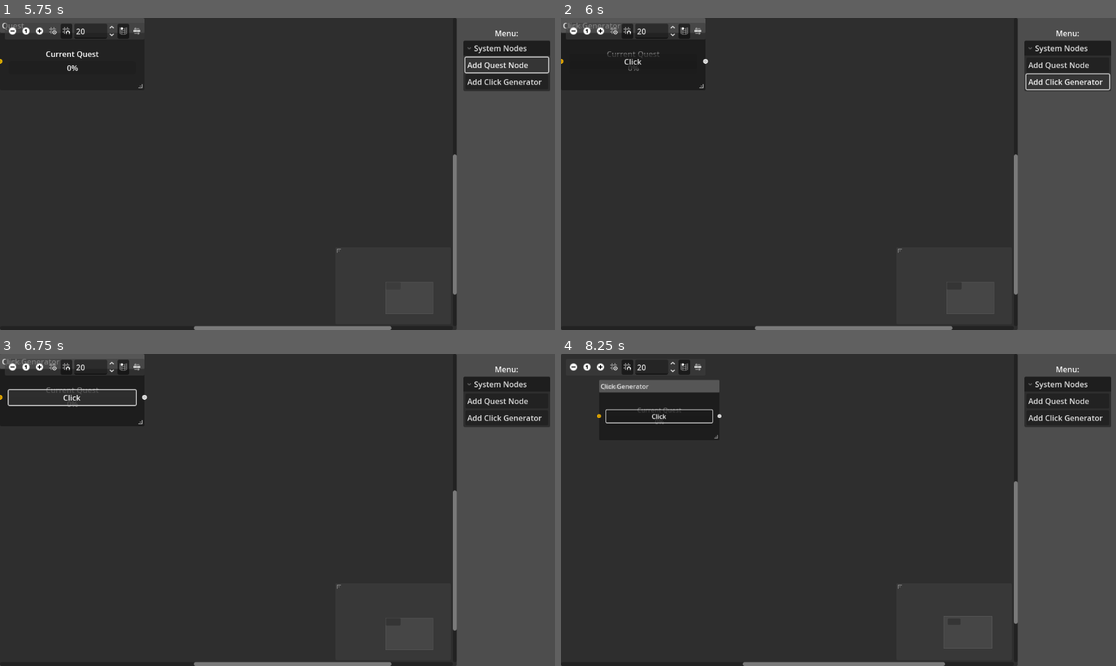
Above: before the commit, frames 1-4 (two rows, left to right).
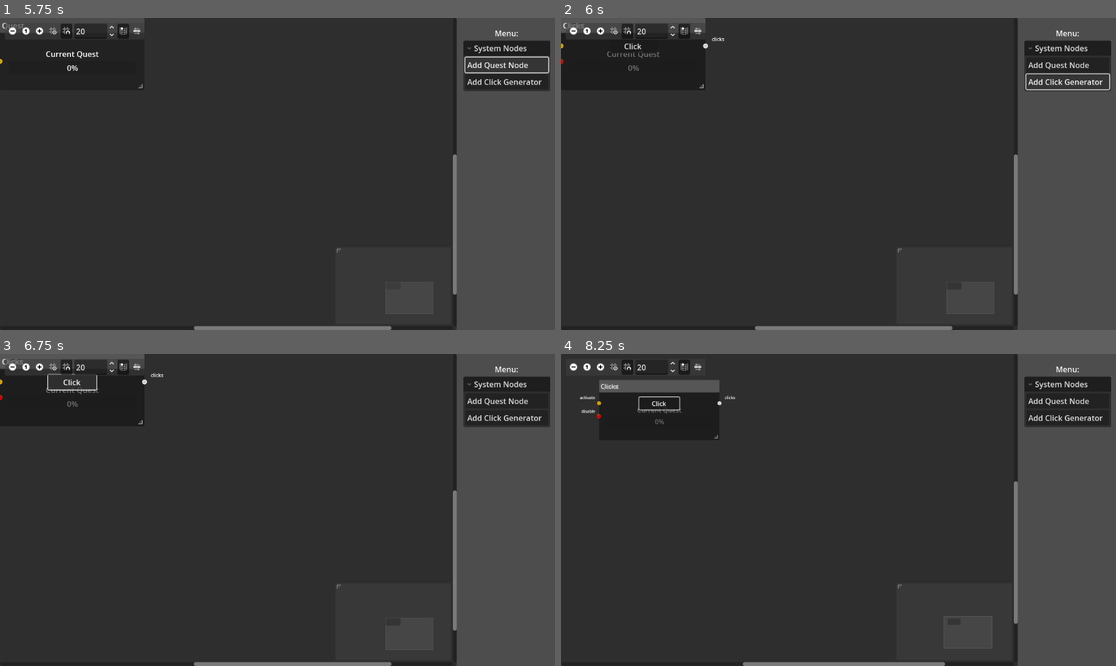
Above: after the commit, the same moments.

Repository: johnordberg/idleGraph
Game: Godot game, scene res://Main.tscn
Two runs of this game, one before a commit and one after it. Both use one fixed random seed, a clock stepped at 60 frames per second and the inputs below.
Inputs (mouse positions are in pixels of both pictures, inside the frame that each line leads up to):
- Up to frame 1 (5.75 s): click (11, 30) at 0.5 s; click (38, 30) at 1.25 s; click (55, 30) at 2 s; click (66, 30) at 2.75 s; click (122, 30) at 3.5 s; click (138, 30) at 4.25 s; click "Add Quest Node" at 5 s
- Up to frame 2 (6 s): click "Add Click Generator" at 5.75 s
- Up to frame 3 (6.75 s): click "Click" at 6.5 s
- Up to frame 4 (8.25 s): click "Click" at 7.25 s; click (572, 366) at 8 s

Frame 1 is identical in both runs. In frame 2, 0.2% of the frame differs, in the area x 0-30%, y 1-17%; in frame 3, 0.5%; in frame 4, 0.5%.

Commit message:
updated and expanded capabilities of graph node system

Diff:
--- a/Main.tscn
+++ b/Main.tscn
@@ -1,5 +1,6 @@
-[gd_scene load_steps=5 format=3 uid="uid://d0tejcn6xrtpc"]
+[gd_scene load_steps=6 format=3 uid="uid://d0tejcn6xrtpc"]
 
+[ext_resource type="Script" uid="uid://duyd6hn4b7ujc" path="res://main.gd" id="1_fos0i"]
 [ext_resource type="Script" uid="uid://57ifvb68u5cl" path="res://graph_edit.gd" id="1_uu6xs"]
 [ext_resource type="Script" uid="uid://cwon4hm3thmrv" path="res://node_create_button.gd" id="2_cm0pq"]
 [ext_resource type="PackedScene" uid="uid://c8kl5ttot2dky" path="res://quest_node.tscn" id="3_fos0i"]
@@ -14,6 +15,7 @@
 grow_vertical = 2
 size_flags_horizontal = 6
 size_flags_vertical = 6
+script = ExtResource("1_fos0i")
 
 [node name="HBoxContainer" type="HBoxContainer" parent="."]
 layout_mode = 1
--- a/click_node.gd
+++ b/click_node.gd
@@ -1,4 +1,4 @@
-extends GraphNode
+extends IdleGraphNode
 
 var graph: GraphEdit
 
--- a/click_node.tscn
+++ b/click_node.tscn
@@ -1,33 +1,90 @@
-[gd_scene load_steps=2 format=3 uid="uid://wu4mqx3hgx4n"]
+[gd_scene load_steps=3 format=3 uid="uid://wu4mqx3hgx4n"]
 
 [ext_resource type="Script" uid="uid://cw6np063kfxwo" path="res://click_node.gd" id="1_0wm1i"]
+[ext_resource type="Script" uid="uid://bhoi20qqj4orj" path="res://graph_row.gd" id="2_kc7gq"]
 
 [node name="ClickNode" type="GraphNode"]
 custom_minimum_size = Vector2(300, 150)
-offset_right = 9.0
-offset_bottom = 55.0
+offset_right = 300.0
+offset_bottom = 150.0
 resizable = true
-title = "Click Generator"
+title = "Clicks"
 ignore_invalid_connection_type = true
 slot/0/left_enabled = true
-slot/0/left_type = 1
-slot/0/left_color = Color(1, 0.73333335, 0, 1)
+slot/0/left_type = 0
+slot/0/left_color = Color(1, 0.7529412, 0, 1)
 slot/0/left_icon = null
 slot/0/right_enabled = true
 slot/0/right_type = 0
 slot/0/right_color = Color(1, 1, 1, 1)
 slot/0/right_icon = null
 slot/0/draw_stylebox = true
+slot/1/left_enabled = true
+slot/1/left_type = 0
+slot/1/left_color = Color(1, 0, 0, 1)
+slot/1/left_icon = null
+slot/1/right_enabled = false
+slot/1/right_type = 0
+slot/1/right_color = Color(1, 1, 1, 1)
+slot/1/right_icon = null
+slot/1/draw_stylebox = true
 script = ExtResource("1_0wm1i")
+metadata/_custom_type_script = "uid://dtpmwj1ldlpvk"
 
-[node name="VBoxContainer" type="VBoxContainer" parent="."]
+[node name="GraphRow1" type="HBoxContainer" parent="."]
+custom_minimum_size = Vector2(0, 31)
 layout_mode = 2
-size_flags_vertical = 3
 alignment = 1
+script = ExtResource("2_kc7gq")
+input_types = Array[String](["activate", "int"])
 
-[node name="Button" type="Button" parent="VBoxContainer"]
+[node name="Button" type="Button" parent="GraphRow1"]
+custom_minimum_size = Vector2(100, 31)
 layout_mode = 2
 text = "Click
 "
 
-[connection signal="pressed" from="VBoxContainer/Button" to="." method="_on_button_pressed"]
+[node name="LeftLabelLocation" type="Marker2D" parent="GraphRow1"]
+position = Vector2(-18, 15)
+
+[node name="LeftLabel" type="Label" parent="GraphRow1/LeftLabelLocation"]
+offset_left = -122.0
+offset_top = -30.0
+offset_right = -9.0
+offset_bottom = -7.0
+theme_override_font_sizes/font_size = 10
+text = "activate"
+horizontal_alignment = 2
+vertical_alignment = 2
+
+[node name="RightLabelLocation" type="Marker2D" parent="GraphRow1"]
+position = Vector2(282, 15)
+
+[node name="RightLabel" type="Label" parent="GraphRow1/RightLabelLocation"]
+offset_left = 13.0
+offset_top = -30.0
+offset_right = 126.0
+offset_bottom = -7.0
+theme_override_font_sizes/font_size = 10
+text = "clicks"
+vertical_alignment = 2
+
+[node name="GraphRow2" type="HBoxContainer" parent="."]
+custom_minimum_size = Vector2(0, 31)
+layout_mode = 2
+script = ExtResource("2_kc7gq")
+
+[node name="LeftLabelLocation" type="Marker2D" parent="GraphRow2"]
+position = Vector2(-18, 16)
+
+[node name="LeftLabel" type="Label" parent="GraphRow2/LeftLabelLocation"]
+offset_left = -122.0
+offset_top = -30.0
+offset_right = -9.0
+offset_bottom = -7.0
+theme_override_font_sizes/font_size = 10
+text = "disable"
+horizontal_alignment = 2
+vertical_alignment = 2
+
+[connection signal="pressed" from="GraphRow1/Button" to="." method="_on_button_pressed"]
--- /dev/null
+++ b/graph_row.gd
@@ -0,0 +1,5 @@
+class_name GraphRow
+extends HBoxContainer
+
+@export var input_types: Array[String]
+@export var slot_index: int
--- /dev/null
+++ b/idle_graph_node.gd
@@ -0,0 +1,22 @@
+class_name IdleGraphNode
+extends GraphNode
+
+var slot_input_map: Dictionary
+
+func _init():
+	_setup_input_map()
+
+func _setup_input_map():
+	#should find each Graph Row that is a direct child of this node, and map the input types to correlate with the connection on the left side of that slot
+	for child in get_children():
+		if child is GraphRow:
+			slot_input_map[child.slot_index] = child.input_types
+
+func _get_input_types_of_slot(slot_index: int):
+	if slot_input_map.has(slot_index):
+		return slot_input_map[slot_index]
+	return []
+
+func is_input_accepted(slot_index: int, type: String):
+	var input_types = _get_input_types_of_slot(slot_index)
+	return input_types.has(type)
--- /dev/null
+++ b/main.gd
@@ -0,0 +1,10 @@
+extends Control
+
+# Called when the node enters the scene tree for the first time.
+func _ready():
+	pass # Replace with function body.
+
+
+# Called every frame. 'delta' is the elapsed time since the previous frame.
+func _process(delta):
+	pass
Not shown, added: graph_row.gd.uid
Not shown, added: idle_graph_node.gd.uid
Not shown, added: main.gd.uid
